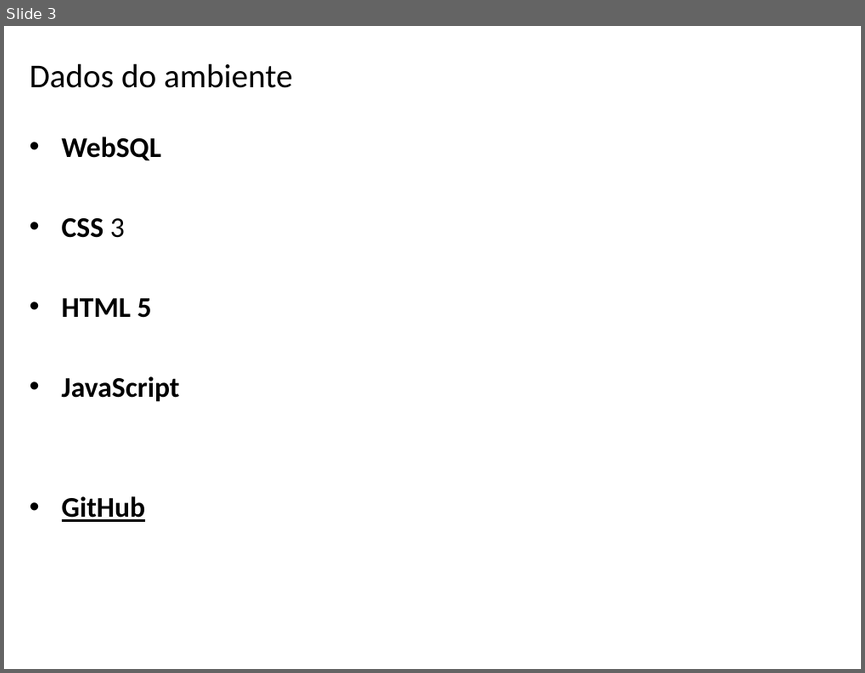
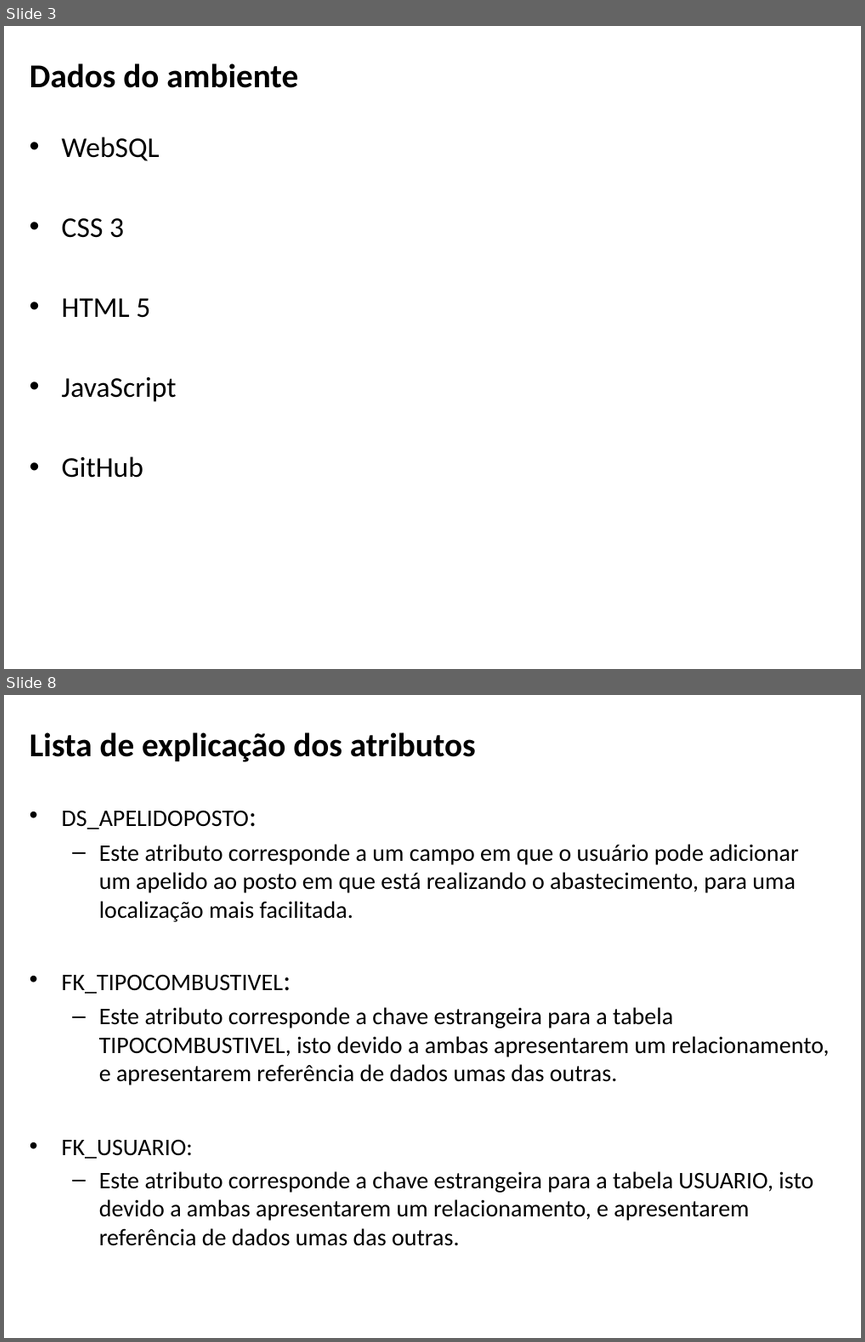
Before and after one commit to EDU23800/BSI4_PI4_CRUD_HTML, a slide deck: apresentação_fase_1.pptx. Shown one above the other, each under a label of ours: slide 3 before the commit, slides 3 and 8 after it; the slides between them are not shown. The pictures are 865x673 and 865x1342 pixels, drawn with LibreOffice and Linux fonts; fonts in the diff are those of the drawing; background and template pictures are left out. Boxes give left, top, right and bottom in pixels: in the first picture for what was removed or moved away, otherwise in the second. Text is boxed around its words. In the diff, an @@ line names an element or a change of style, - is before the commit and + after.

```diff
--- a/apresentação_fase_1.pptx
+++ b/apresentação_fase_1.pptx
@@ slide 8 added at (4,695,861,1338), background picture (left out) @@
@@ title added at (30,732,476,762), 28 pt, text #000000, bold @@
+Lista de explicação dos atributos
@@ text added at (62,810,829,1246), 20 pt, text #000000 @@
+• DS_APELIDOPOSTO:
+  – Este atributo corresponde a um campo em que o usuário pode adicionar um apelido ao posto em que está realizando o abastecimento, para uma localização mais facilitada.
+• FK_TIPOCOMBUSTIVEL:
+  – Este atributo corresponde a chave estrangeira para a tabela TIPOCOMBUSTIVEL, isto devido a ambas apresentarem um relacionamento, e apresentarem referência de dados umas das outras.
+• FK_USUARIO:
+  – Este atributo corresponde a chave estrangeira para a tabela USUARIO, isto devido a ambas apresentarem um relacionamento, e apresentarem referência de dados umas das outras.
@@ slide 3 changed as well @@
@@ title "Dados do ambiente" at (30,63,298,88): bold on @@
@@ text "WebSQL" at (62,136,177,477): bold off; underline off in "GitHub" @@
```
Also in this commit, not shown: 2 other slides changed, 21 other slides added, 1 slide removed, 1 other file.
